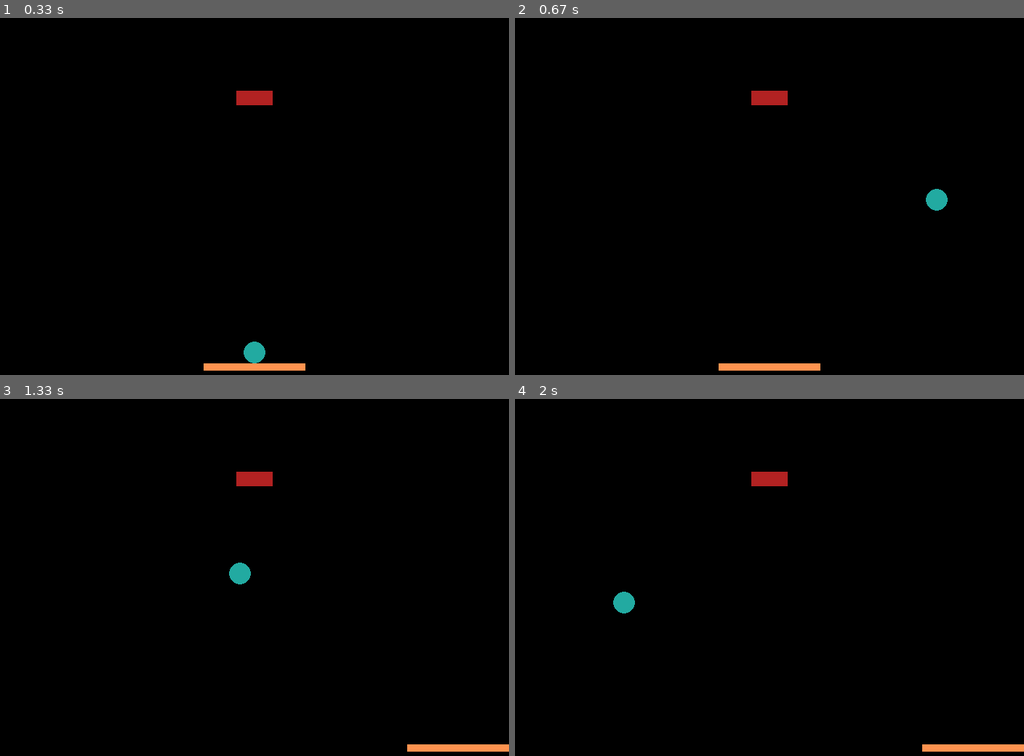
Above: before the commit, frames 1-4 (two rows, left to right).
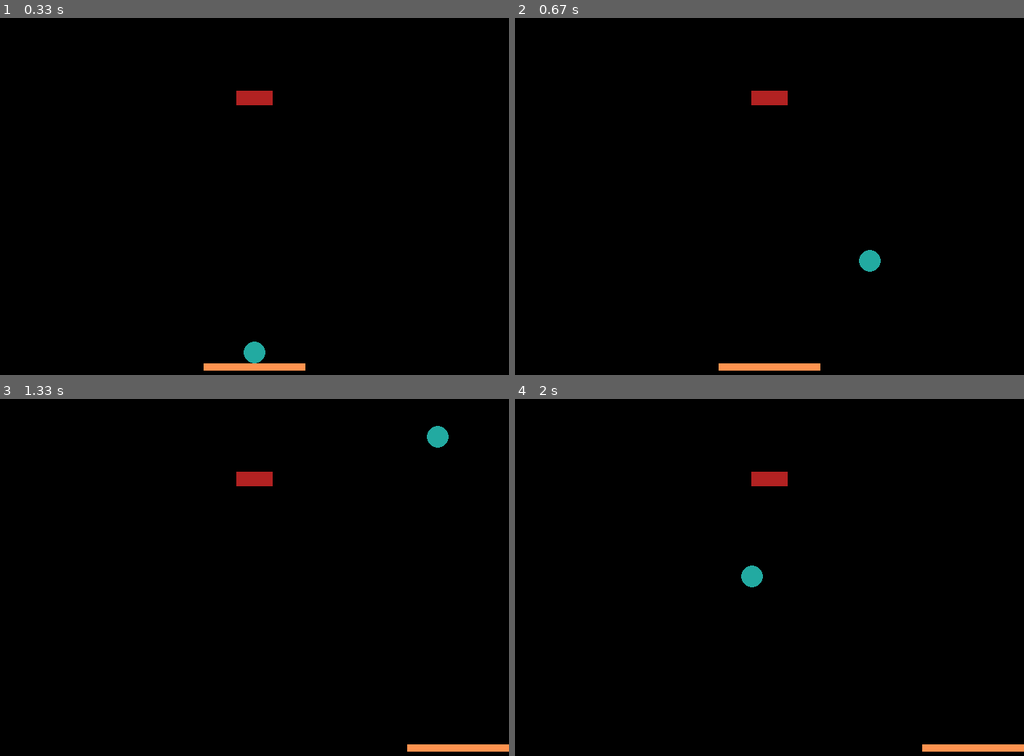
Above: after the commit, the same moments.

Repository: avikbose1999/wall-bouncer--pygame-module
Game: pygame game, started from bounce the brick.py
The game is run twice, just before and just after one commit, with the same random seed, the same clock (stepped at 60 frames per second) and the same inputs.
Inputs:
- Up to frame 1 (0.33 s): no input
- Up to frame 2 (0.67 s): tap Space at 0.33 s
- Up to frame 3 (1.33 s): tap A at 0.67 s; hold Right from 1 s (still down); tap Space at 1.07 s
- Up to frame 4 (2 s): tap Space at 1.37 s; release Right at 1.47 s

Frame 1 is identical in both runs. In frame 2, 0.4% of the frame differs, in the area x 67-85%, y 47-72%; in frame 3, 0.4%; in frame 4, 0.4%.

Commit message:
fixed an issue

Diff:
--- a/brickbreaking.py
+++ b/bounce the brick.py
@@ -7,15 +7,11 @@
 BALL_COLOR = (34, 170, 161)
 RADIUS = 15
 BRICK_COLOR_1 = (178,34,34)
-
-
 pygame.init()
 pygame.display.set_caption("Brick Breaker")
 screen = pygame.display.set_mode(SCREEN_DIMENSIONS)
 clock = pygame.time.Clock()
 pygame.mouse.set_visible(0)
-
-
 class Paddle:
 	"""docstring for Paddle"""
 	def __init__(self, X, Y, velX, width, height):
@@ -25,15 +21,10 @@
 		self.width = width
 		self.height = height
 		self.paddleRect = pygame.draw.rect(screen, PADDLE_COLOR, (int(self.x), int(self.y), int(self.width), int(self.height)))
-
-
 	def draw(self):
 		self.paddleRect = pygame.draw.rect(screen, PADDLE_COLOR, (int(self.x), int(self.y), int(self.width), int(self.height)))
 
 	def update_velocity(self, direction):
-
-
-
 		if direction == "LEFT":
 			self.x -= self.velX
 		elif direction == "RIGHT":
@@ -45,17 +36,12 @@
 			self.x = 0
 		if self.x + self.width > screenX:
 			self.x = screenX - self.width
-
-
-
 playerPaddle = Paddle(	X = screenX//2 - screenX*0.2//2,
 						Y = 0.95 * screenY,
 						velX = 15,
 						width = screenX*0.2,
 						height = screenY*0.02
 					)
-
-
 class Ball:
 	"""docstring for Ball"""
 	def __init__(self, x, y, velX, velY, radius):
@@ -67,37 +53,25 @@
 		self.currVelX = self.velX
 		self.currVelY = self.velY
 		self.bodyRect = pygame.draw.circle(screen, BALL_COLOR, (int(self.x), int(self.y)), int(self.radius))
-
 	def draw(self):
 		self.bodyRect = pygame.draw.circle(screen, BALL_COLOR, (int(self.x), int(self.y)), int(self.radius))
-
 	def update_position(self):
-
 		if self.x + self.radius > screenX:
 			self.currVelX = -self.velX
-
 		if self.x - self.radius < 0:
 			self.currVelX = self.velX
-
 		if self.y + self.radius > screenY or self.bodyRect.colliderect(playerPaddle.paddleRect) or self.bodyRect.colliderect(brick.brickRect):
 			self.currVelY = -self.velY
-
 		if self.y - self.radius < 0:
 			self.currVelY = self.velY
-
-
 		self.x += self.currVelX
 		self.y += self.currVelY
-
 	def set_velocity(self, velX, velY):
 		self.velX = velX
 		self.velY = velY
 		self.currVelX = self.velX
 		self.currVelY = self.velY
-
-
 gameBall = Ball(playerPaddle.x + playerPaddle.width//2, playerPaddle.y - RADIUS, 0, 0, RADIUS)
-
 class Brick(pygame.sprite.Sprite):
 	def __init__(self, X, Y,width, height):
 		pygame.sprite.Sprite.__init__(self)
@@ -106,32 +80,21 @@
 		self.width = width
 		self.height = height
 		self.brickRect = pygame.draw.rect(screen, BRICK_COLOR_1, (int(self.x), int(self.y), int(self.width), int(self.height)))
-
-
 	def draw(self):
 		self.paddleRect = pygame.draw.rect(screen, BRICK_COLOR_1, (int(self.x), int(self.y), int(self.width), int(self.height)))
-
-
 brick = Brick(	X = screenX//2 - 50//2,
 				Y = 0.2 * screenY,
 				width = 50,
 				height = 20
 			)
-
-
 def playGame():
-
-
-
 	while True:
 		for event in pygame.event.get():
 
 			if event.type == pygame.QUIT:
 				pygame.quit()
 				sys.exit()
-
 		keyPressed = pygame.key.get_pressed()
-
 		if keyPressed[pygame.K_LEFT] or keyPressed[pygame.K_a]:
 			playerPaddle.update_velocity("LEFT")
 		elif keyPressed[pygame.K_RIGHT] or keyPressed[pygame.K_d]:
@@ -139,7 +102,6 @@
 		elif keyPressed[pygame.K_ESCAPE]:
 			pygame.quit()
 			sys.exit()
-
 		gameBall.update_position()
 		screen.fill(BG_COLOR)
 		gameBall.draw()
@@ -147,7 +109,6 @@
 		brick.draw()
 		pygame.display.update()
 		clock.tick(70)
-
 def main():
 	while True:
 		for event in pygame.event.get():
@@ -155,17 +116,13 @@
 			if event.type == pygame.QUIT:
 				pygame.quit()
 				sys.exit()
-
 		keyPressed = pygame.key.get_pressed()
-
 		if keyPressed[pygame.K_ESCAPE]:
 			pygame.quit()
 			sys.exit()
-
 		if keyPressed[pygame.K_SPACE]:
-			gameBall.set_velocity(10, 10)
+			gameBall.set_velocity(6, 6)
 			playGame()
-
 		gameBall.update_position()
 		screen.fill(BG_COLOR)
 		gameBall.draw()
@@ -173,7 +130,5 @@
 		brick.draw()
 		pygame.display.update()
 		clock.tick(70)
-
-
 if __name__ == '__main__':
 	main()
